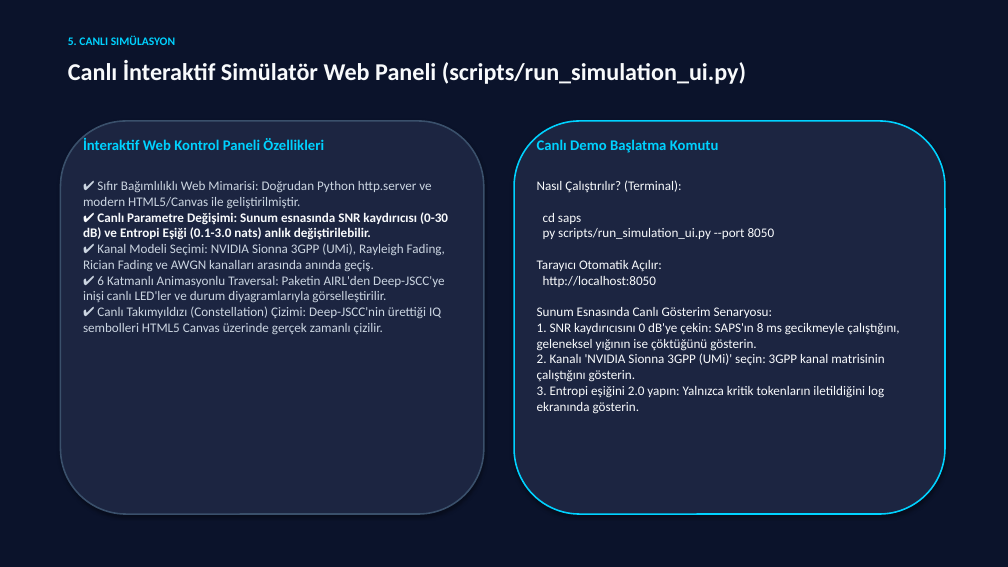
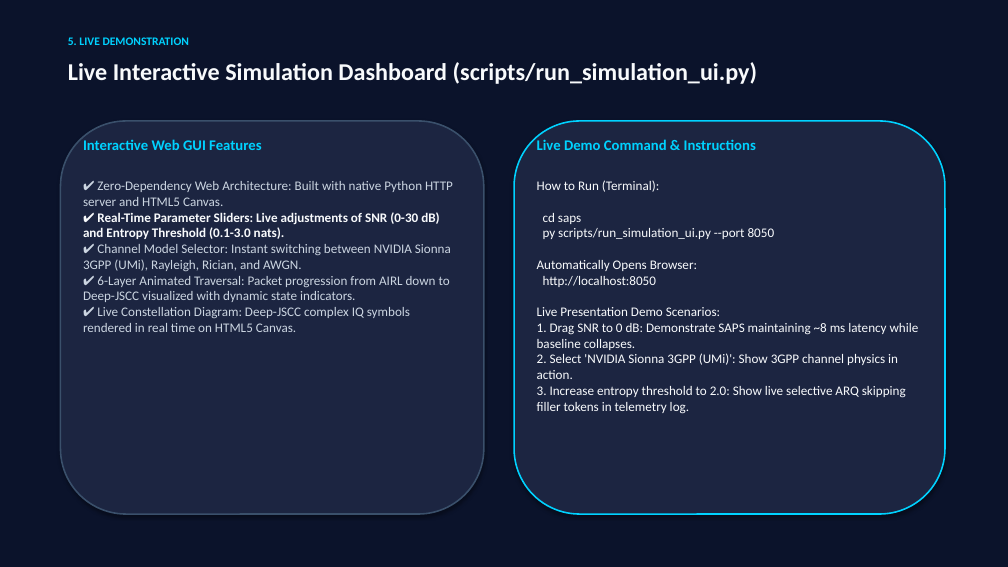
Before and after one commit to TalhaYolcu/saps, a slide deck: slide 23 of docs/SAPS_Presentation.pptx. Drawn at 1008x567 pixels with LibreOffice and Linux fonts; fonts in the diff are those of the drawing. Boxes give left, top, right and bottom in pixels: in the first picture for what was removed or moved away, otherwise in the second. Text is boxed around its words. In the diff, an @@ line names an element or a change of style, - is before the commit and + after.

```diff
--- a/docs/SAPS_Presentation.pptx
+++ b/docs/SAPS_Presentation.pptx
@@ text at bbox=[68, 37, 189, 45]: text changed @@
-5. CANLI SIMÜLASYON
+5. LIVE DEMONSTRATION
@@ text at bbox=[68, 62, 757, 84]: text changed @@
-Canlı İnteraktif Simülatör Web Paneli (scripts/run_simulation_ui.py)
+Live Interactive Simulation Dashboard (scripts/run_simulation_ui.py)
@@ text at bbox=[83, 139, 261, 150]: text changed @@
-İnteraktif Web Kontrol Paneli Özellikleri
+Interactive Web GUI Features
@@ text at bbox=[537, 139, 756, 150]: text changed @@
-Canlı Demo Başlatma Komutu
+Live Demo Command & Instructions
@@ text at bbox=[83, 181, 453, 332]: text changed @@
-✔ Sıfır Bağımlılıklı Web Mimarisi: Doğrudan Python http.server ve modern HTML5/Canvas ile geliştirilmiştir.
-✔ Canlı Parametre Değişimi: Sunum esnasında SNR kaydırıcısı (0-30 dB) ve Entropi Eşiği (0.1-3.0 nats) anlık değiştirilebilir.
-✔ Kanal Modeli Seçimi: NVIDIA Sionna 3GPP (UMi), Rayleigh Fading, Rician Fading ve AWGN kanalları arasında anında geçiş.
-✔ 6 Katmanlı Animasyonlu Traversal: Paketin AIRL'den Deep-JSCC'ye inişi canlı LED'ler ve durum diyagramlarıyla görselleştirilir.
-✔ Canlı Takımyıldızı (Constellation) Çizimi: Deep-JSCC'nin ürettiği IQ sembolleri HTML5 Canvas üzerinde gerçek zamanlı çizilir.
+✔ Zero-Dependency Web Architecture: Built with native Python HTTP server and HTML5 Canvas.
+✔ Real-Time Parameter Sliders: Live adjustments of SNR (0-30 dB) and Entropy Threshold (0.1-3.0 nats).
+✔ Channel Model Selector: Instant switching between NVIDIA Sionna 3GPP (UMi), Rayleigh, Rician, and AWGN.
+✔ 6-Layer Animated Traversal: Packet progression from AIRL down to Deep-JSCC visualized with dynamic state indicators.
+✔ Live Constellation Diagram: Deep-JSCC complex IQ symbols rendered in real time on HTML5 Canvas.
@@ text at bbox=[537, 180, 919, 414]: text changed @@
-Nasıl Çalıştırılır? (Terminal):
-cd saps
-py scripts/run_simulation_ui.py --port 8050
-Tarayıcı Otomatik Açılır:
-http://localhost:8050
-Sunum Esnasında Canlı Gösterim Senaryosu:
-1. SNR kaydırıcısını 0 dB'ye çekin: SAPS'ın 8 ms gecikmeyle çalıştığını, geleneksel yığının ise çöktüğünü gösterin.
-2. Kanalı 'NVIDIA Sionna 3GPP (UMi)' seçin: 3GPP kanal matrisinin çalıştığını gösterin.
-3. Entropi eşiğini 2.0 yapın: Yalnızca kritik tokenların iletildiğini log ekranında gösterin.
+How to Run (Terminal):
+cd saps
+py scripts/run_simulation_ui.py --port 8050
+Automatically Opens Browser:
+http://localhost:8050
+Live Presentation Demo Scenarios:
+1. Drag SNR to 0 dB: Demonstrate SAPS maintaining ~8 ms latency while baseline collapses.
+2. Select 'NVIDIA Sionna 3GPP (UMi)': Show 3GPP channel physics in action.
+3. Increase entropy threshold to 2.0: Show live selective ARQ skipping filler tokens in telemetry log.
```
Also in this commit, not shown: 23 other slides changed, 2 slides added, 2 slides removed, 2 other files.
